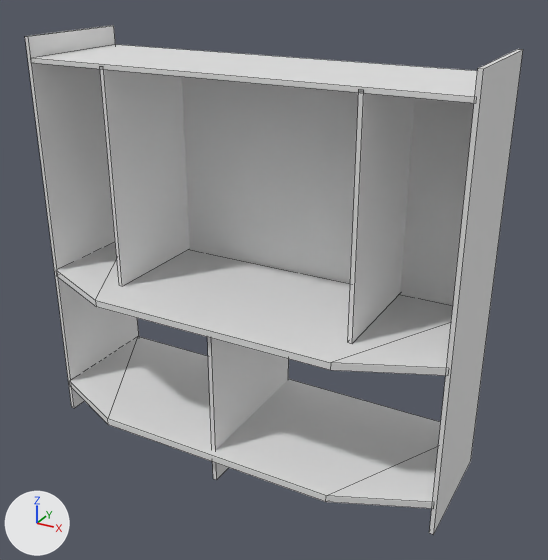
A saved change to the FBX model Assets/ART/Meshes/LIVING ROOM/SM_TV_Console.fbx.
The view is the same before and after, from a 50 mm lens placed at (1.62, -2.7, 2.26), pointed at (0.11, 0.03, 0.89). Lighting does not change. The marker at lower left points along +X, +Y and +Z. The first picture is the older version. Mesh edges are drawn as thin lines. Where no turn or scale is listed for an object, it has been applied to the vertices.

The first picture shows 'SM_TV_Console'.
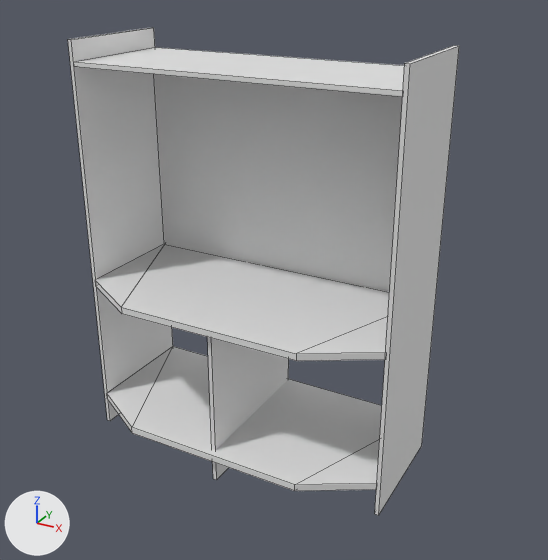
Patch to the scene script:
```diff
--- a/Assets/ART/Meshes/LIVING ROOM/SM_TV_Console.fbx.py
+++ b/Assets/ART/Meshes/LIVING ROOM/SM_TV_Console.fbx.py
@@ me_mesh @@
 # used by ob_sm_tv_console; location = (0.0, 0.0, 0.0)
-me_mesh.from_pydata(...)  # 80 vertices, 50 faces; spans x -1.0..1.0, y -0.38..0.38, z 0.0..1.9
+me_mesh.from_pydata(...)  # 64 vertices, 44 faces; spans x -0.75..0.75, y -0.38..0.38, z 0.0..1.9
+# me_mesh part 1: the loose piece of 12 vertices spanning x -0.99..0.99, y -0.38..0.38, z 0.13..0.17 is scaled about its middle by (0.747, 1, 1)
+# me_mesh part 2: the loose piece of 12 vertices spanning x -0.99..0.99, y -0.38..0.38, z 0.77..0.8 is scaled about its middle by (0.747, 1, 1)
+# me_mesh part 3: a new loose piece, a box spanning x -0.736..0.736, y -0.196..0.374, z 1.79..1.81
+# me_mesh part 4: the loose piece of 8 vertices spanning x -1.0..-0.98, y -0.2..0.37, z 0.0..1.9 is moved by (0.25, 0.0, 0.0)
+# me_mesh part 5: the loose piece of 8 vertices spanning x 0.98..1.0, y -0.2..0.37, z 0.0..1.9 is moved by (-0.25, 0.0, 0.0)
+# me_mesh part 6: the loose piece of 4 vertices spanning x -0.99..0.99, y 0.35, z 0.79..1.79 is rebuilt with 4 vertices and now spans x -0.74..0.74, y 0.35, z 0.79..1.79
+# me_mesh part 7: the loose piece of 8 vertices spanning x 0.57..0.59, y -0.2..0.37, z 0.8..1.8 is deleted
+# me_mesh part 8: the loose piece of 8 vertices spanning x -0.59..-0.57, y -0.2..0.37, z 0.8..1.8 is deleted
+# other edits to the shape of me_mesh do not show in these pictures
```

Location of each change, (x1, y1, x2, y2) in pixels of the pictures (548 x 560 px; the box of a moved part takes in the faces that stretch with it):
'SM_TV_Console', reshaped (21% narrower): before (25, 25, 523, 535); after (68, 28, 459, 515)
part 1 of me_mesh, moved or reshaped: before (70, 337, 441, 509); after (107, 346, 382, 491)
part 2 of me_mesh, moved or reshaped: before (56, 243, 453, 376); after (95, 244, 389, 361)
part 3 of me_mesh, added: after (74, 47, 404, 96)
part 4 of me_mesh, moved or reshaped: before (25, 25, 139, 408); after (68, 28, 173, 421)
part 5 of me_mesh, moved or reshaped: before (429, 49, 523, 535); after (375, 45, 459, 515)
part 6 of me_mesh, rebuilt: before (181, 76, 474, 305); after (154, 74, 402, 291)
part 7 of me_mesh, deleted: before (348, 90, 414, 343)
part 8 of me_mesh, deleted: before (100, 66, 190, 286)
